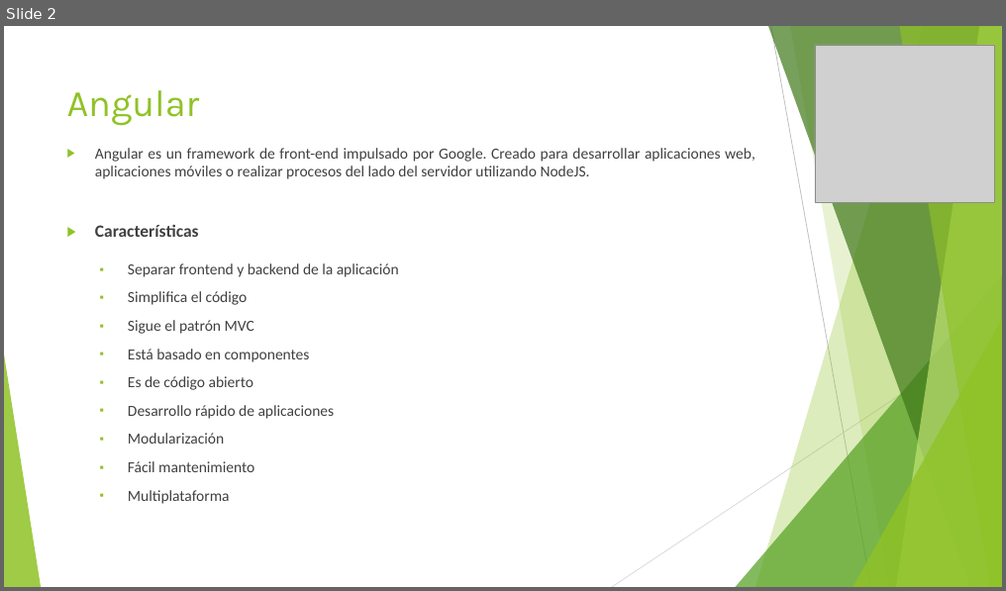
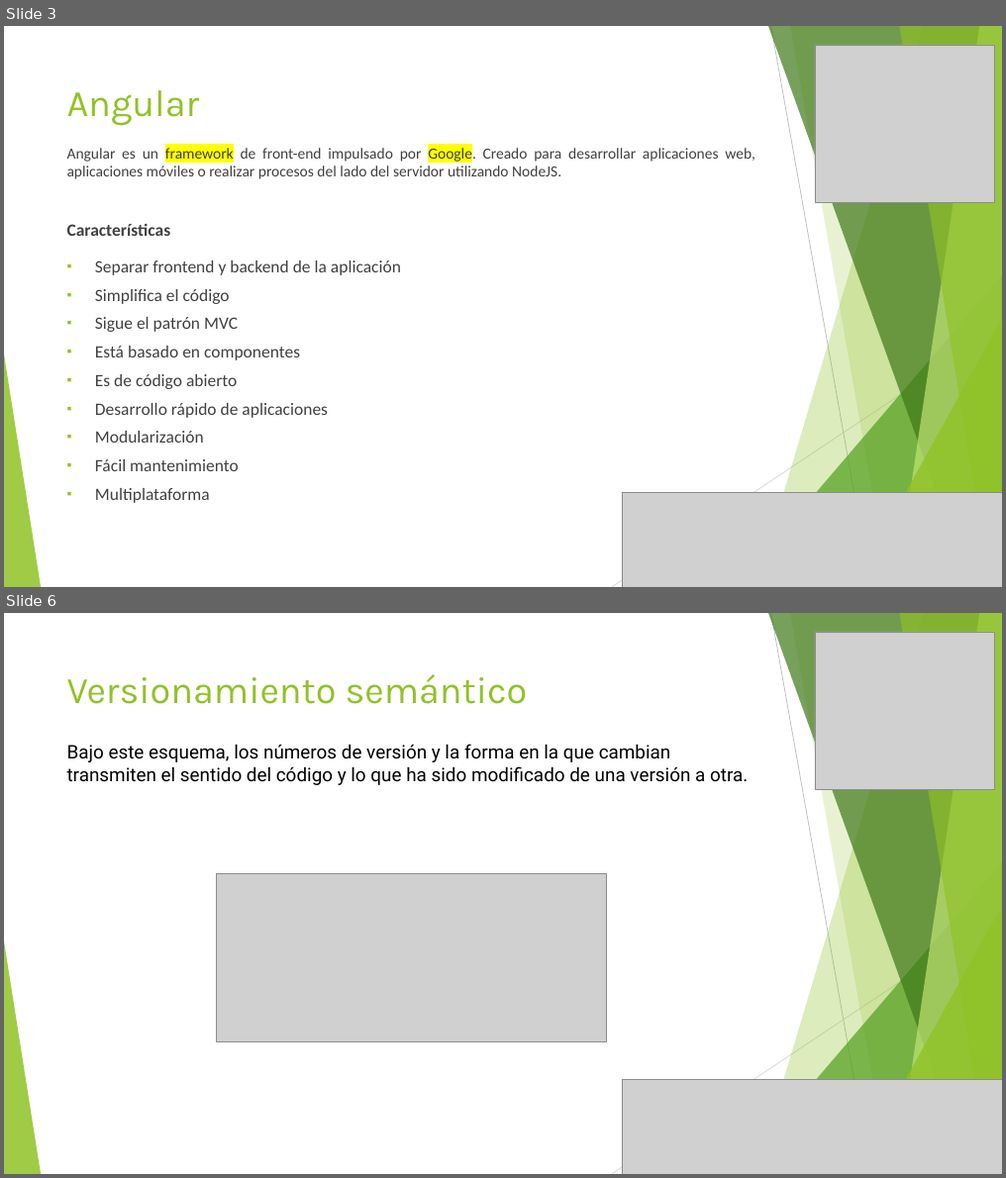
Before and after one commit to jpchSubzero/tartaro, a slide deck: angular/eShopApp/Recursos/Angular.pptx. Shown one above the other, each under a label of ours: slide 2 before the commit, slides 3 and 6 after it; the slides between them are not shown. The pictures are 1006x591 and 1006x1178 pixels, drawn with LibreOffice and Linux fonts; fonts in the diff are those of the drawing; grey boxes stand for pictures. Boxes give left, top, right and bottom in pixels: in the first picture for what was removed or moved away, otherwise in the second. Text is boxed around its words. In the diff, an @@ line names an element or a change of style, - is before the commit and + after.

```diff
--- a/angular/eShopApp/Recursos/Angular.pptx
+++ b/angular/eShopApp/Recursos/Angular.pptx
@@ slide 6 added at (4, 613, 1002, 1174), background #FFFFFF; not listed: 10 template elements that a slide beside it also shows @@
@@ picture added at (815, 632, 995, 789) @@
@@ title added at (67, 674, 528, 704), 36 pt, text #90C226 @@
+Versionamiento semántico
@@ text added at (67, 744, 747, 785), 18 pt, text #000000 @@
+Bajo este esquema, los números de versión y la forma en la que cambian transmiten el sentido del código y lo que ha sido modificado de una versión a otra.
@@ picture added at (217, 873, 607, 1042) @@
@@ picture added at (622, 1079, 1002, 1174) @@
@@ what was slide 2 is now slide 3 @@
@@ slide 3 changed as well @@
@@ text "Angular es un framework de ..." at (67, 145, 755, 503): highlight none to #FFFF00 in "framework Google."; size 14.8 to 16.6 pt in "Separar frontend y backend de la aplicación", "Simplifica el código", "Sigue el patrón MVC", "Está basado en componentes" and 5 more places; bullet ▶ to none; line spacing 0.97 to 0.87; list level 2 to 1 in "Separar frontend y backend de ..."; list level 2 to 1 in "Simplifica el código"; list level 2 to 1 in "Sigue el patrón MVC"; list level 2 to 1 in "Está basado en componentes"; list level 2 to 1 in "Es de código abierto"; list level 2 to 1 in "Desarrollo rápido de aplicaciones"; list level 2 to 1 in "Modularización"; list level 2 to 1 in "Fácil mantenimiento"; list level 2 to 1 in "Multiplataforma" @@
@@ picture added at (622, 492, 1002, 587) @@
```
Also in this commit, not shown: 18 other slides changed, 9 other slides added, 43 other files.
